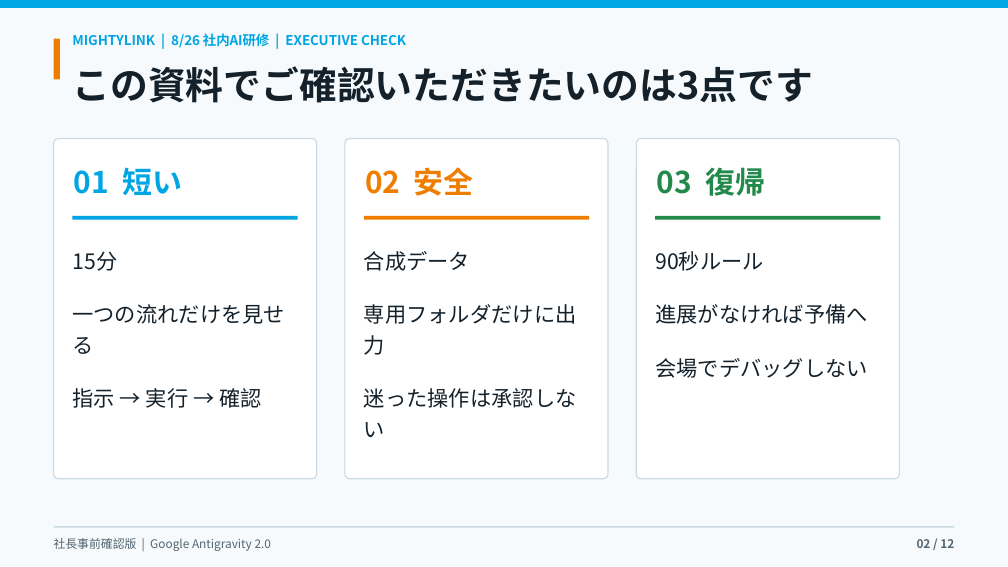
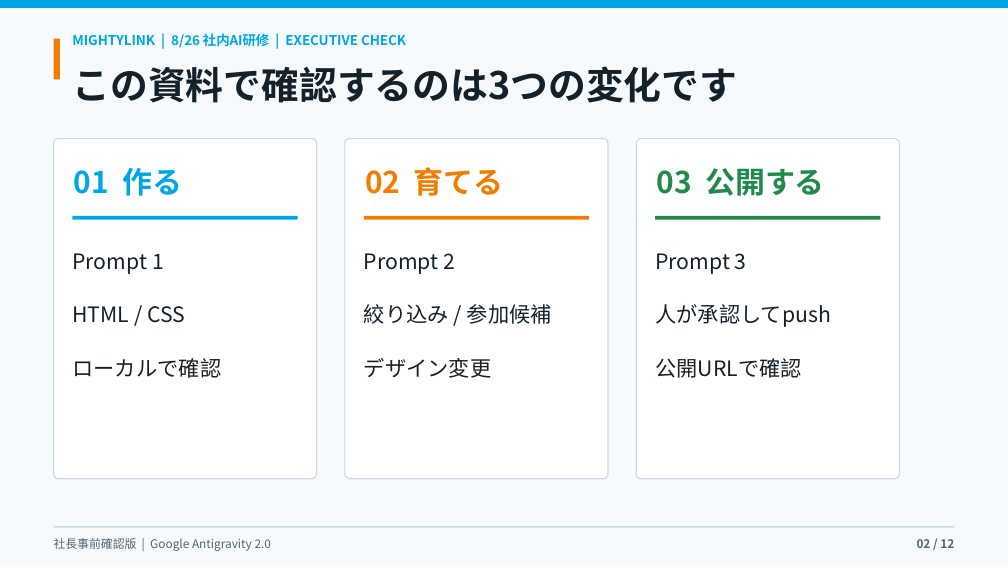
Before and after one commit to kanta13jp1/mighty-link-ai-connect, a slide deck: slide 2 of exports/knowledge_flow/mighty_skill_bridge_antigravity_user_guide_2026.pptx. Drawn at 1008x567 pixels with LibreOffice and Linux fonts; fonts in the diff are those of the drawing. Boxes give left, top, right and bottom in pixels: in the first picture for what was removed or moved away, otherwise in the second. Text is boxed around its words. In the diff, an @@ line names an element or a change of style, - is before the commit and + after.

```diff
--- a/exports/knowledge_flow/mighty_skill_bridge_antigravity_user_guide_2026.pptx
+++ b/exports/knowledge_flow/mighty_skill_bridge_antigravity_user_guide_2026.pptx
@@ text at bbox=[72, 66, 737, 103]: text changed @@
-この資料でご確認いただきたいのは3点です
+この資料で確認するのは3つの変化です
@@ text in rounded rectangle at bbox=[74, 168, 183, 196]: text changed @@
-01 短い
+01 作る
@@ text in rounded rectangle at bbox=[365, 167, 504, 196]: text changed @@
-02 安全
+02 育てる
@@ text in rounded rectangle at bbox=[657, 168, 824, 196]: text changed @@
-03 復帰
+03 公開する
@@ text at bbox=[72, 253, 221, 378]: text changed @@
-15分
-一つの流れだけを見せる
-指示 → 実行 → 確認
+Prompt 1
+HTML / CSS
+ローカルで確認
@@ text at bbox=[364, 253, 552, 378]: text changed @@
-合成データ
-専用フォルダだけに出力
-迷った操作は承認しない
+Prompt 2
+絞り込み / 参加候補
+デザイン変更
@@ text at bbox=[655, 253, 831, 378]: text changed @@
-90秒ルール
-進展がなければ予備へ
-会場でデバッグしない
+Prompt 3
+人が承認してpush
+公開URLで確認
```
Also in this commit, not shown: 11 other slides changed, 25 other files.
